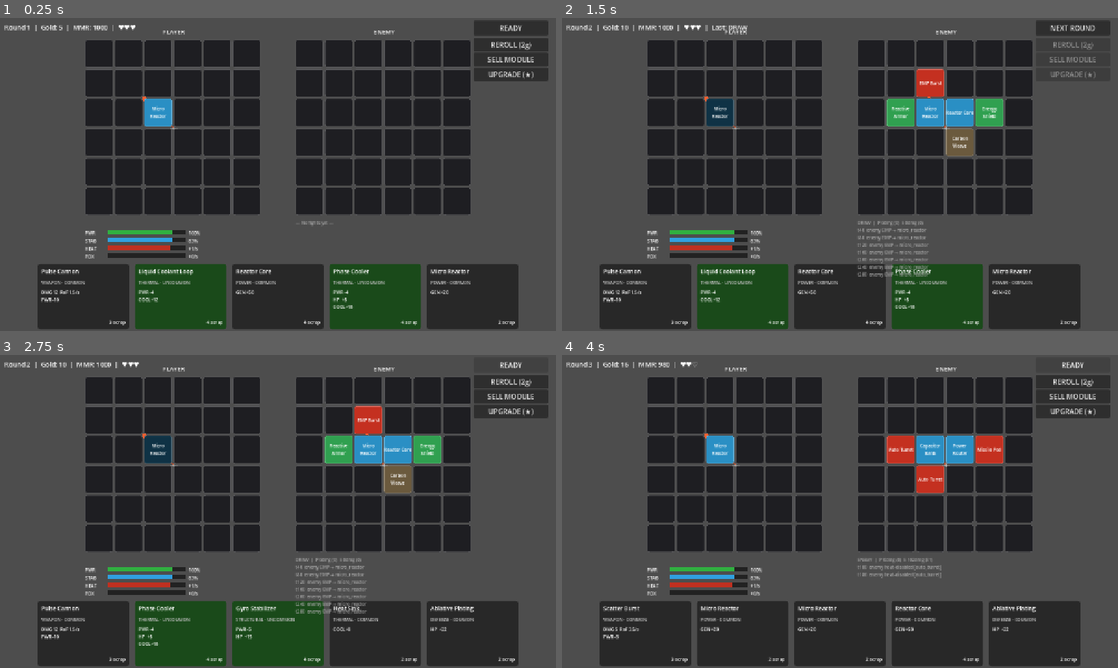
Above: before the commit, frames 1-4 (two rows, left to right).
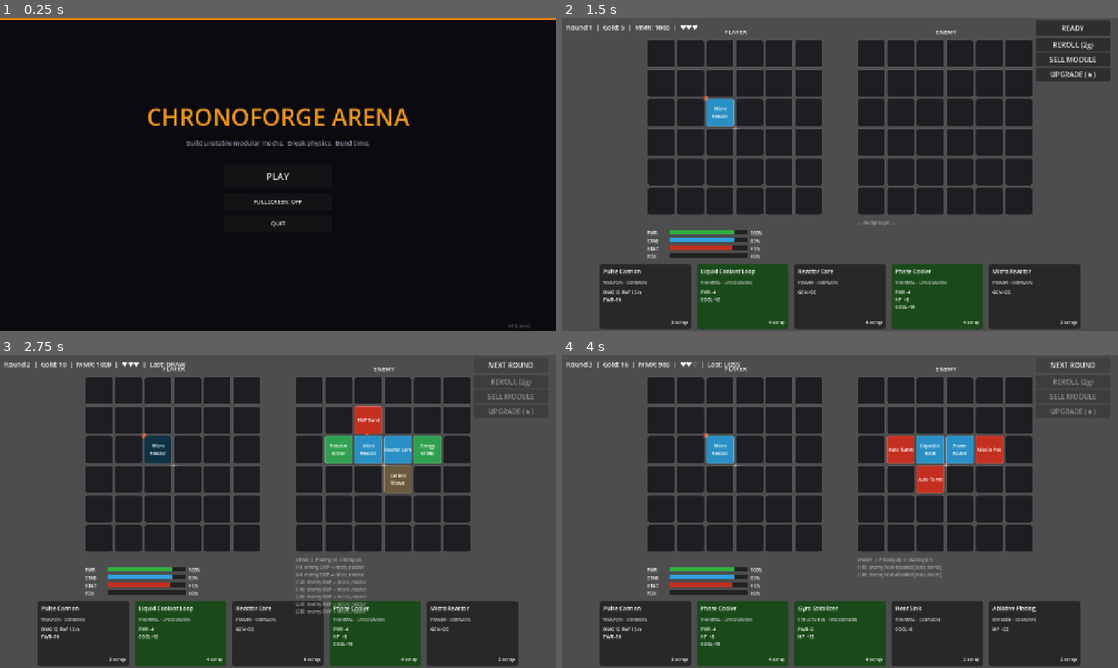
Above: after the commit, the same moments.

Repository: bbayram-l/ChroneForge-Arena
Game: Godot game, scene res://scenes/MainMenu.tscn
The game is run twice, just before and just after one commit, with the same random seed, the same clock (stepped at 60 frames per second) and the same inputs. Before the commit the project starts from res://scenes/Main.tscn.
Inputs (mouse positions are in pixels of both pictures, inside the frame that each line leads up to):
- Up to frame 1 (0.25 s): no input
- Up to frame 2 (1.5 s): click (1073, 27) at 0.5 s, where only the run before the commit has a clickable "READY"; click (840, 177) at 1.25 s, where only the run after the commit has a clickable "PLAY"
- Up to frame 3 (2.75 s): click "NEXT ROUND" (after the commit: "READY") at 2 s
- Up to frame 4 (4 s): click "READY" (after the commit: "NEXT ROUND") at 2.75 s; click "NEXT ROUND" (after the commit: "READY") at 3.5 s

The runs differ from the first frame. In frame 1, 72% of the frame differs, in the area x 0-100%, y 0-100%; in frame 2, 4.3%; in frame 3, 7.2%; in frame 4, 7.3%.

Commit message:
Month 8: main menu, fullscreen toggle, joint_lock wiring
- Add scenes/MainMenu.tscn + scripts/ui/MainMenu.gd: programmatic
  entry-point menu with title, tagline, PLAY / FULLSCREEN / QUIT,
  version label (v0.8-demo)
- Update project.godot: boot scene → MainMenu.tscn
- ParadoxSystem._trigger_overload: joint_lock gives 50% chance to
  absorb an overload roll (uses seeded rng for determinism); add
  _has_module() helper to ParadoxSystem

Co-Authored-By: Claude Sonnet 4.6 <noreply@anthropic.com>

Diff:
--- a/project.godot
+++ b/project.godot
@@ -12,7 +12,7 @@
 
 config/name="ChronoForge Arena"
 config/description="A deterministic, grid-based roguelike auto-battler. Build unstable modular mechs. Break physics. Bend time. Out-engineer reality."
-run/main_scene="res://scenes/Main.tscn"
+run/main_scene="res://scenes/MainMenu.tscn"
 config/features=PackedStringArray("4.6", "Mobile")
 config/icon="res://icon.svg"
 
--- /dev/null
+++ b/scenes/MainMenu.tscn
@@ -0,0 +1,6 @@
+[gd_scene format=3]
+
+[ext_resource type="Script" path="res://scripts/ui/MainMenu.gd" id="1"]
+
+[node name="MainMenu" type="Node"]
+script = ExtResource("1")
--- a/scripts/systems/ParadoxSystem.gd
+++ b/scripts/systems/ParadoxSystem.gd
@@ -49,6 +49,9 @@
 		_trigger_overload(rng)
 
 func _trigger_overload(rng: RandomNumberGenerator) -> void:
+	# joint_lock: 50% chance to absorb the overload (consumed each use)
+	if _has_module("joint_lock") and rng.randf() < 0.5:
+		return
 	var candidates := grid.get_all_modules().filter(
 		func(m: Module) -> bool: return not m.disabled
 	)
@@ -58,6 +61,12 @@
 	var target: Module = candidates[rng.randi() % candidates.size()]
 	target.disabled = true
 	module_disabled.emit(target)
+
+func _has_module(module_id: String) -> bool:
+	for mod in grid.get_all_modules():
+		if mod.id == module_id and not mod.disabled:
+			return true
+	return false
 
 func _temporal_count() -> int:
 	var count := 0
--- /dev/null
+++ b/scripts/ui/MainMenu.gd
@@ -0,0 +1,103 @@
+## MainMenu — entry-point scene for ChronoForge Arena.
+## Programmatic UI consistent with the rest of the codebase.
+extends Node
+
+var _fullscreen: bool = false
+
+func _ready() -> void:
+	_build_ui()
+
+func _build_ui() -> void:
+	var canvas := CanvasLayer.new()
+	add_child(canvas)
+
+	# Background
+	var bg := ColorRect.new()
+	bg.position = Vector2.ZERO
+	bg.size     = Vector2(1280.0, 720.0)
+	bg.color    = Color(0.04, 0.04, 0.06)
+	canvas.add_child(bg)
+
+	# Accent bar (top)
+	var bar := ColorRect.new()
+	bar.position = Vector2(0.0, 0.0)
+	bar.size     = Vector2(1280.0, 4.0)
+	bar.color    = Color(0.9, 0.5, 0.1)
+	canvas.add_child(bar)
+
+	# Title
+	var title := Label.new()
+	title.position = Vector2(0.0, 190.0)
+	title.size     = Vector2(1280.0, 80.0)
+	title.text     = "CHRONOFORGE ARENA"
+	title.horizontal_alignment = HORIZONTAL_ALIGNMENT_CENTER
+	title.add_theme_font_size_override("font_size", 54)
+	title.add_theme_color_override("font_color", Color(0.92, 0.58, 0.12))
+	canvas.add_child(title)
+
+	# Tagline
+	var tag := Label.new()
+	tag.position = Vector2(0.0, 276.0)
+	tag.size     = Vector2(1280.0, 28.0)
+	tag.text     = "Build unstable modular mechs.  Break physics.  Bend time."
+	tag.horizontal_alignment = HORIZONTAL_ALIGNMENT_CENTER
+	tag.add_theme_font_size_override("font_size", 15)
+	tag.modulate = Color(0.55, 0.55, 0.62)
+	canvas.add_child(tag)
+
+	# Divider
+	var div := ColorRect.new()
+	div.position = Vector2(540.0, 318.0)
+	div.size     = Vector2(200.0, 1.0)
+	div.color    = Color(0.3, 0.3, 0.35)
+	canvas.add_child(div)
+
+	# PLAY button
+	var play_btn := _make_btn("PLAY", Vector2(515.0, 336.0), Vector2(250.0, 56.0), 22)
+	play_btn.pressed.connect(_on_play)
+	canvas.add_child(play_btn)
+
+	# Fullscreen toggle
+	var fs_btn := _make_btn("FULLSCREEN: OFF", Vector2(515.0, 404.0), Vector2(250.0, 38.0), 13)
+	fs_btn.name = "FullscreenBtn"
+	fs_btn.pressed.connect(_on_fullscreen_pressed.bind(fs_btn))
+	canvas.add_child(fs_btn)
+
+	# QUIT button
+	var quit_btn := _make_btn("QUIT", Vector2(515.0, 454.0), Vector2(250.0, 38.0), 13)
+	quit_btn.pressed.connect(_on_quit)
+	canvas.add_child(quit_btn)
+
+	# Version label (bottom-right)
+	var ver := Label.new()
+	ver.position = Vector2(1170.0, 702.0)
+	ver.size     = Vector2(100.0, 16.0)
+	ver.text     = "v0.8-demo"
+	ver.add_theme_font_size_override("font_size", 10)
+	ver.modulate = Color(0.35, 0.35, 0.38)
+	canvas.add_child(ver)
+
+func _make_btn(text: String, pos: Vector2, sz: Vector2, font_size: int) -> Button:
+	var btn := Button.new()
+	btn.position = pos
+	btn.size     = sz
+	btn.text     = text
+	btn.add_theme_font_size_override("font_size", font_size)
+	return btn
+
+# ── Handlers ────────────────────────────────────────────────────────────────
+
+func _on_play() -> void:
+	get_tree().change_scene_to_file("res://scenes/Main.tscn")
+
+func _on_fullscreen_pressed(btn: Button) -> void:
+	_fullscreen = not _fullscreen
+	if _fullscreen:
+		DisplayServer.window_set_mode(DisplayServer.WINDOW_MODE_FULLSCREEN)
+		btn.text = "FULLSCREEN: ON"
+	else:
+		DisplayServer.window_set_mode(DisplayServer.WINDOW_MODE_WINDOWED)
+		btn.text = "FULLSCREEN: OFF"
+
+func _on_quit() -> void:
+	get_tree().quit()
